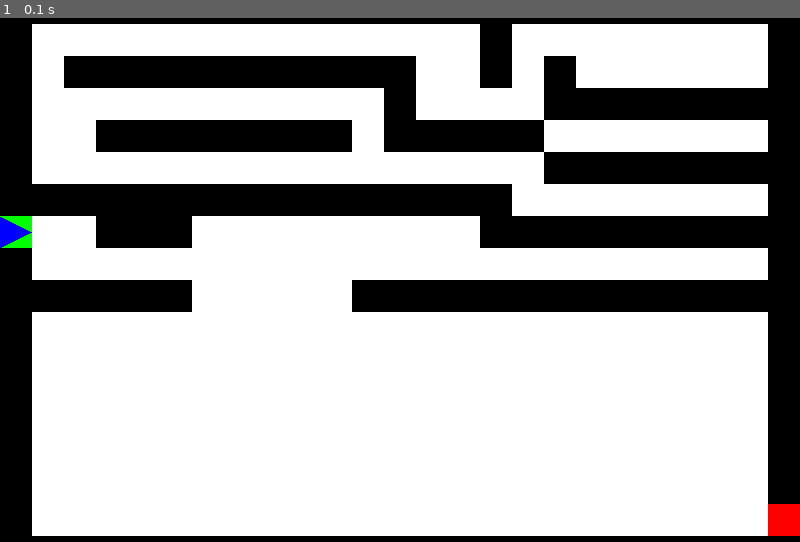
Above: before the commit, frame 1.
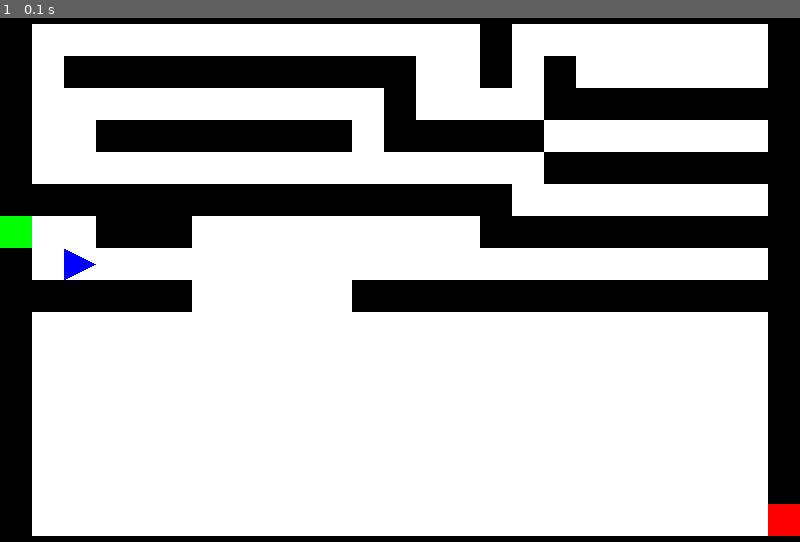
Above: after the commit, the same moment.

Repository: jeffmelville/maze-algos
Game: pygame game, started from src/main.py
Two runs of this game, one before a commit and one after it. Both use one fixed random seed, a clock stepped at 60 frames per second and the inputs below. The source is Python 2; it was converted automatically to run under Python 3.
Inputs:
- Up to frame 1 (0.1 s): no input

The runs differ from the first frame. In frame 1, 0.2% of the frame differs, in the area x 0-12%, y 37-50%.

Commit message:
Created MazeRunner class by moving TestGame out of graphicmaze.py  - Added solve step to the bug class  - Cleaned up game loop by moving steps to functions

Diff:
--- a/src/main.py
+++ b/src/main.py
@@ -1,12 +1,13 @@
 #!/usr/bin/python
 
 import mazelib
+from mazerunner import MazeRunner
 
 def main():
     maze = mazelib.GraphicMaze("../mazes/maze2.txt")
     print maze
 
-    bug = mazelib.Bug(maze)
+    bug = mazelib.GraphicBug(maze)
     bug.move_to(7,1); print bug
     bug.move_to(8,1); print bug
     bug.move_to(8,2); print bug
@@ -16,7 +17,7 @@
            str(maze(maze.start_row, maze.start_col)))
 
 
-    mazelib.TestGame(maze).main()
+    MazeRunner(maze, bug).main()
 
 
 if __name__ == "__main__": main()
--- a/src/mazelib/__init__.py
+++ b/src/mazelib/__init__.py
@@ -1,3 +1,5 @@
 from maze import Maze
-from graphicmaze import GraphicMaze, TestGame
+from graphicmaze import GraphicMaze
+
 from bug import Bug
+from graphicbug import GraphicBug
--- a/src/mazelib/bug.py
+++ b/src/mazelib/bug.py
@@ -15,6 +15,13 @@
         self._row = maze.start_row
         self._col = maze.start_col
         self._facing = Bug.EAST
+
+    def take_step(self):
+        """
+        Take a step in solving the maze. Subclasses should implement this
+        function to solve the maze one step at a time
+        """
+        pass
 
     def is_valid_path(self, to_row, to_col):
         """
@@ -88,6 +95,9 @@
         self._col = to_col
 
     def get_facing(self):
+        """
+        Get the current facing of the bug
+        """
         return self._facing
 
     def _update_facing(self, to_row, to_col):
--- a/src/mazelib/graphicbug.py
+++ b/src/mazelib/graphicbug.py
@@ -33,7 +33,6 @@
         pygame.draw.polygon(image, blue_color, points)
 
         rotate_angle = self._rotate_angles[self.get_facing()]
-        print self.get_facing()
 
         image = pygame.transform.rotate(image, rotate_angle)
 
--- a/src/mazelib/graphicmaze.py
+++ b/src/mazelib/graphicmaze.py
@@ -31,7 +31,6 @@
                 elif cell.is_wall():
                     color=(0,0,0)
                 image.fill(color, rect=rect)
-                #image.blit(cell_tile, map_x*TILE_WIDTH, map_y*TILE_HEIGHT)
 
         return image
 
--- /dev/null
+++ b/src/mazerunner.py
@@ -0,0 +1,51 @@
+import pygame
+import pygame.locals as pg
+
+import mazelib
+
+class MazeRunner:
+
+    SOLVE_STEP = pygame.USEREVENT + 1
+
+    def __init__ (self, maze, bug):
+        self.screen = pygame.display.set_mode(maze.get_screen_size())
+        self.maze = maze
+        self.bug = bug
+        self.maze_image = self.maze.render()
+
+
+    def main(self):
+        """
+        Run the solving animation
+        """
+        #solve a step every half-second
+        pygame.time.set_timer(MazeRunner.SOLVE_STEP, 500)
+
+        self.game_over = False
+        while not self.game_over:
+            self._process_events()
+            self._render_maze()
+
+
+        pygame.display.quit()
+
+    def _process_events(self):
+        """
+        Process events from the pygame event queue
+        """
+        for event in pygame.event.get():
+            if event.type == MazeRunner.SOLVE_STEP:
+                self.bug.take_step()
+            elif event.type == pg.QUIT:
+                self.game_over = True
+
+    def _render_maze(self):
+        """
+        Render the current state of the maze
+        """
+        self.screen.blit(self.maze_image, (0,0))
+        bug_image = self.bug.render()
+        bug_loc = self.bug.get_render_location()
+
+        self.screen.blit(bug_image, bug_loc)
+        pygame.display.flip()
